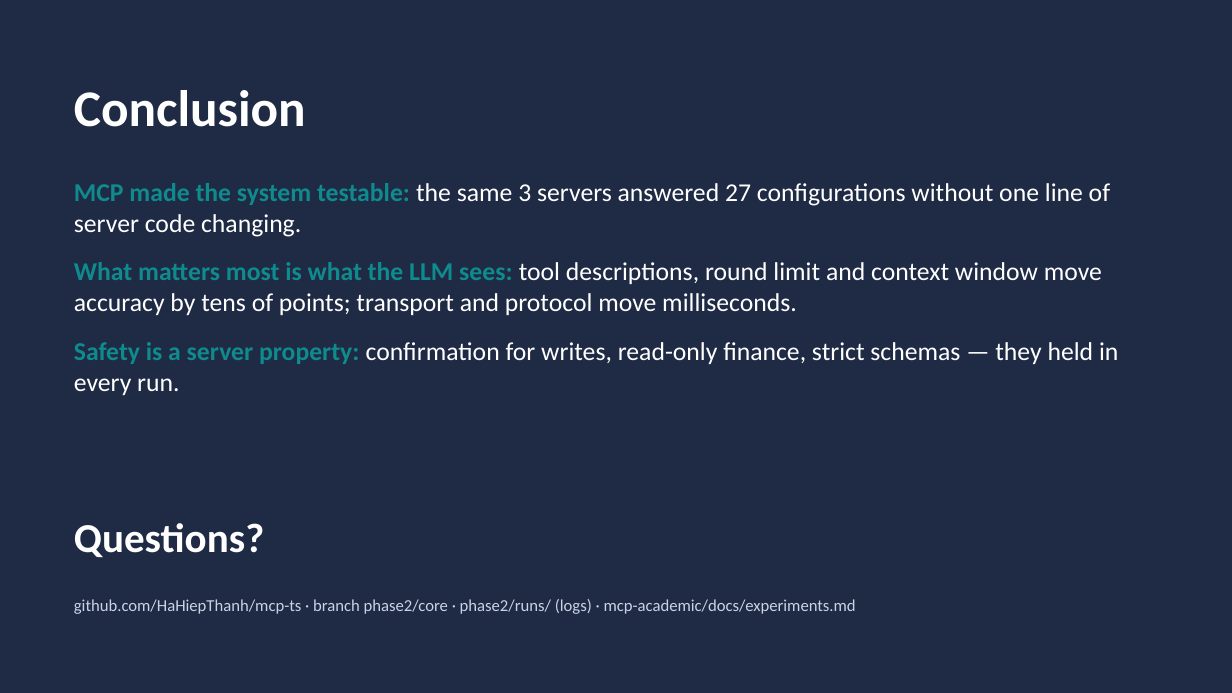
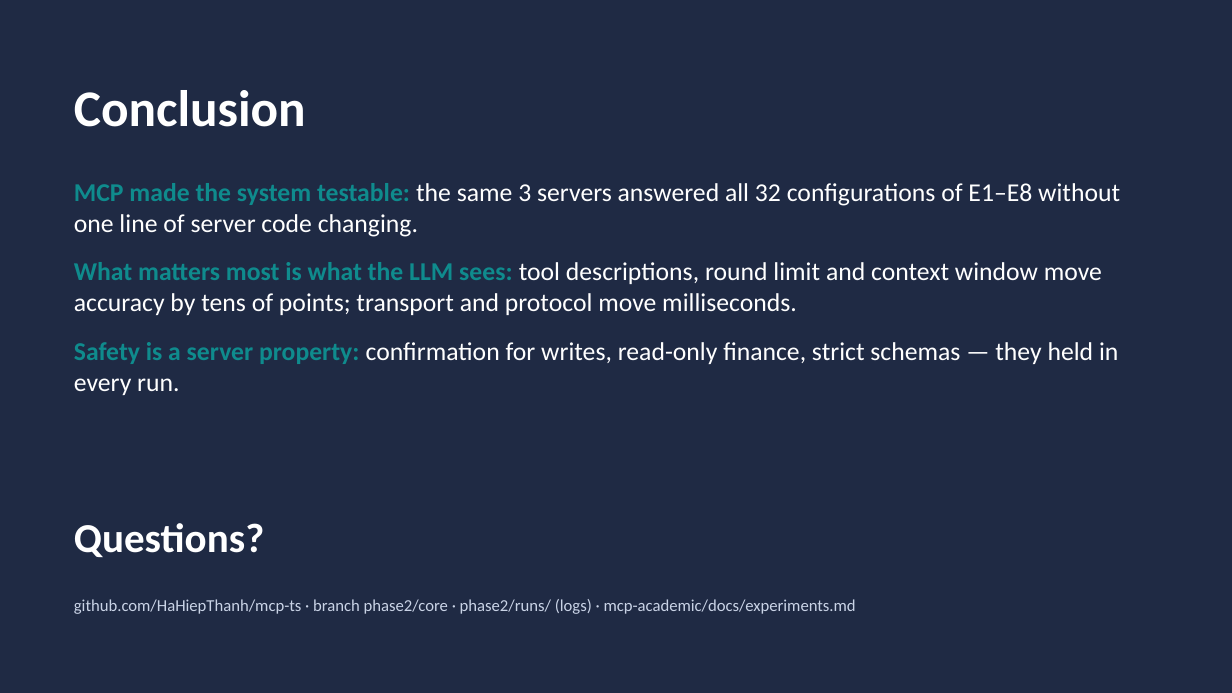
Before and after one commit to HaHiepThanh/mcp-ts, a slide deck: slide 28 of phase2/MCP-TS-SDK-phase2.pptx. Drawn at 1232x693 pixels with LibreOffice and Linux fonts; fonts in the diff are those of the drawing. Boxes give left, top, right and bottom in pixels: in the first picture for what was removed or moved away, otherwise in the second. Text is boxed around its words. In the diff, an @@ line names an element or a change of style, - is before the commit and + after.

```diff
--- a/phase2/MCP-TS-SDK-phase2.pptx
+++ b/phase2/MCP-TS-SDK-phase2.pptx
@@ text at [74, 183, 1120, 237]: text changed @@
-MCP made the system testable: the same 3 servers answered 27 configurations without one line of server code changing.
+MCP made the system testable: the same 3 servers answered all 32 configurations of E1–E8 without one line of server code changing.
```
Also in this commit, not shown: 2 other slides changed, 4 other files.
